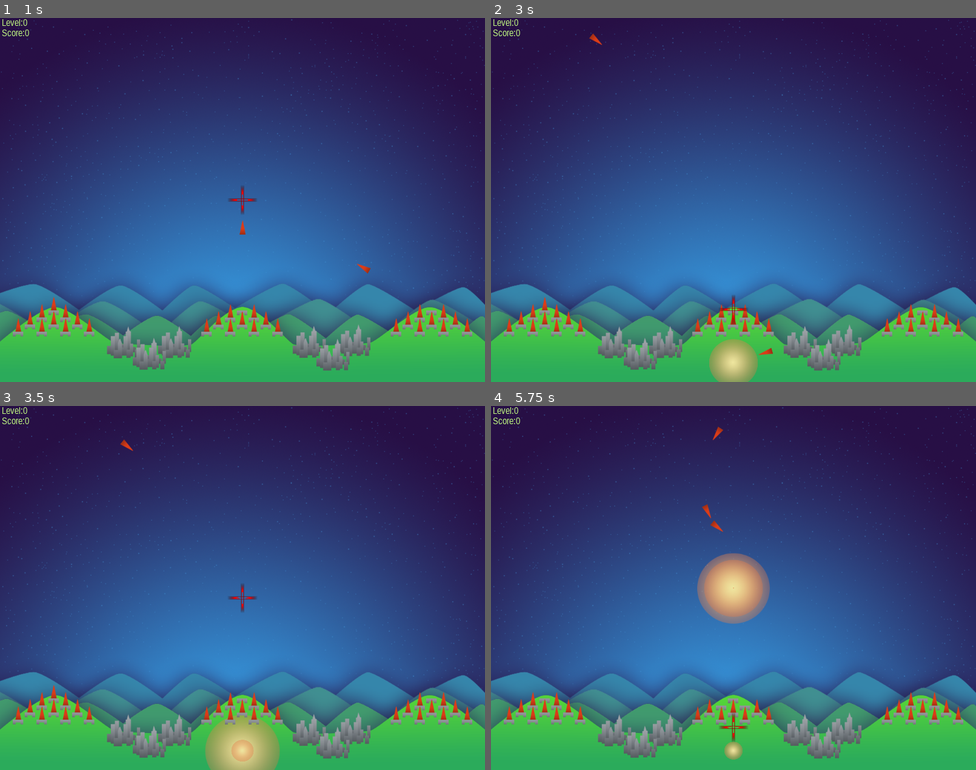
Above: before the commit, frames 1-4 (two rows, left to right).
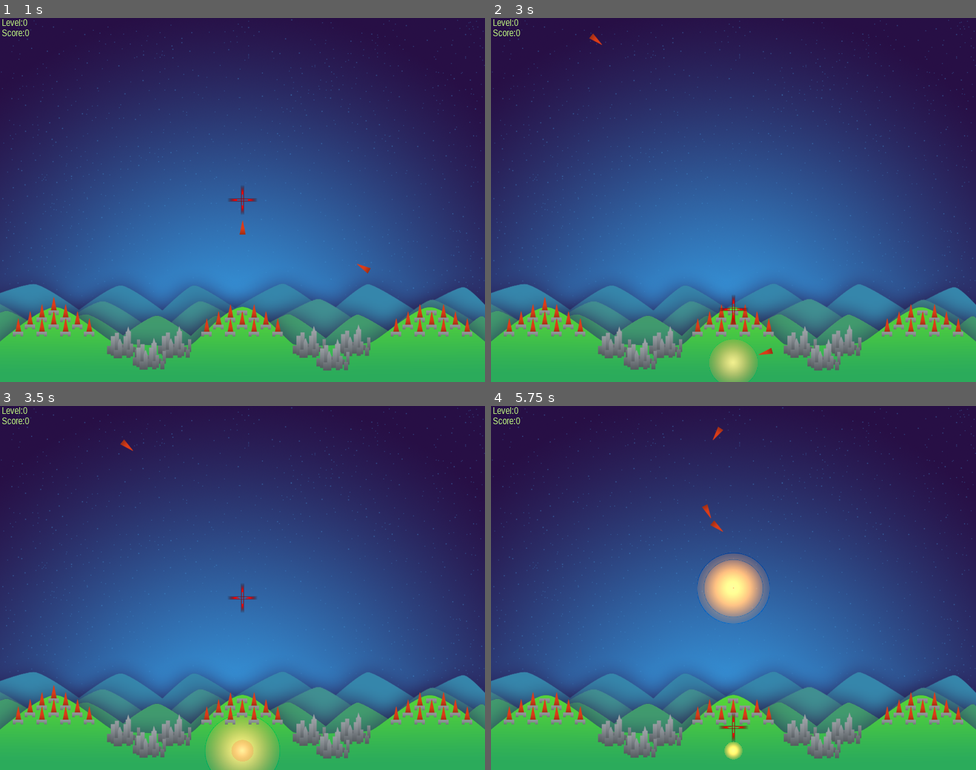
Above: after the commit, the same moments.

Repository: ghfox/MissileCommand
Game: Godot game, scene res://Scn/Main.tscn
Two runs of this game, one before a commit and one after it. Both use one fixed random seed, a clock stepped at 60 frames per second and the inputs below. The engine's default icon, where the game draws it, is replaced by a stand-in: a white triangle on a blue panel in a dark square.
Inputs:
- Up to frame 1 (1 s): tap Enter at 0.5 s; hold C (fire_right) from 0.53 s (still down); hold X (fire_center) from 0.53 s (still down)
- Up to frame 2 (3 s): tap Tab (reset) at 1.25, 2 s; release C (fire_right) at 1.28 s; release X (fire_center) at 1.28 s; hold Down (move_down) 1.28-2.03 s; tap Shift (move_faster) at 1.35, 2.85 s; hold C (fire_right) 2.03-2.78 s; hold X (fire_center) 2.03-2.78 s; hold Up (move_up) from 2.78 s (still down)
- Up to frame 3 (3.5 s): keep holding Up (move_up)
- Up to frame 4 (5.75 s): release Up (move_up) at 3.53 s; hold X (fire_center) 3.53-4.28 s; hold Keypad 1 (fire_left) 3.53-5.03 s; tap Shift (move_faster) at 4.35 s; hold Down (move_down) from 5.03 s (still down); hold X (fire_center) from 5.03 s (still down)

Frame 1 is identical in both runs. In frame 2, 0.1% of the frame differs, in the area x 45-55%, y 88-100%; in frame 3, 0.6%; in frame 4, 1.9%, in the area x 42-58%, y 40-98%.

Commit message:
forgot file

Diff:
--- /dev/null
+++ b/Misc/Explosion.shader
@@ -0,0 +1,15 @@
+shader_type canvas_item;
+render_mode blend_mix;
+
+uniform float runtime;
+
+void fragment()
+{
+	COLOR = texture(TEXTURE,UV);
+	if(COLOR.w > 0.0)
+	{
+		COLOR.w -= min(runtime/3.0, 0.25);
+		COLOR.x += runtime/3.0 ;
+		COLOR.y += runtime/6.0;
+	}
+}
--- a/Scn/Main.tscn
+++ b/Scn/Main.tscn
@@ -55,7 +55,6 @@
 position = Vector2( 911, 608 )
 
 [node name="Cross" type="Node2D" parent="."]
-editor/display_folded = true
 position = Vector2( 512, 384 )
 script = ExtResource( 5 )
 
